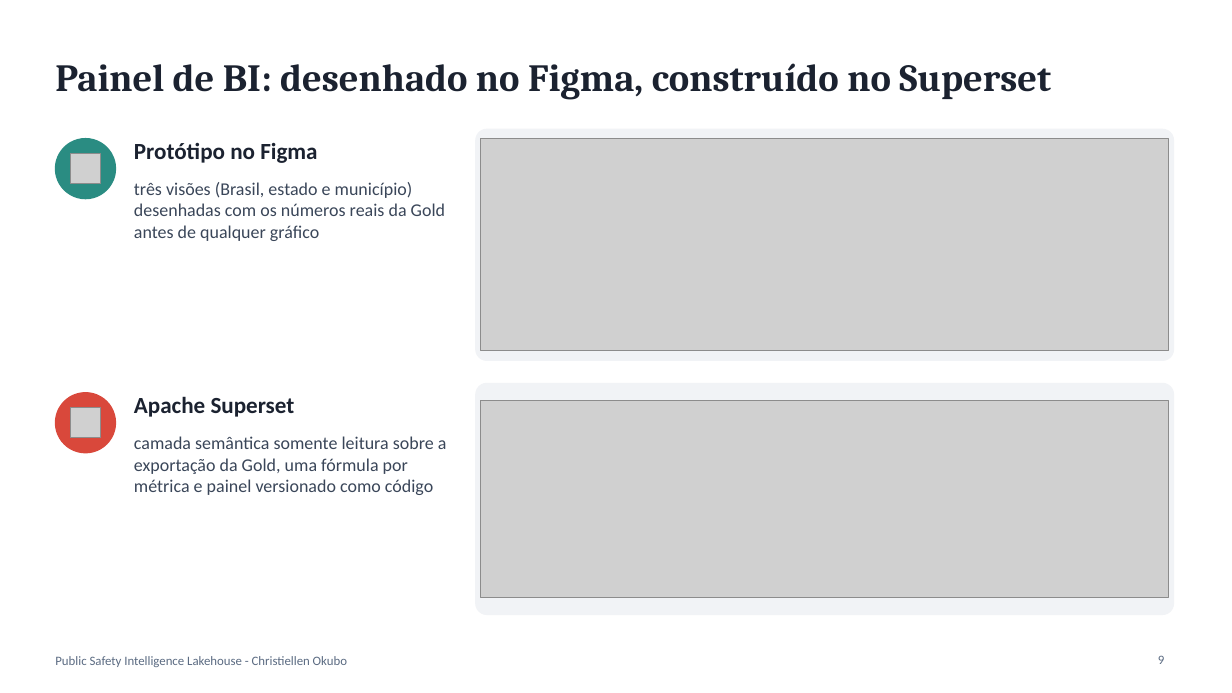
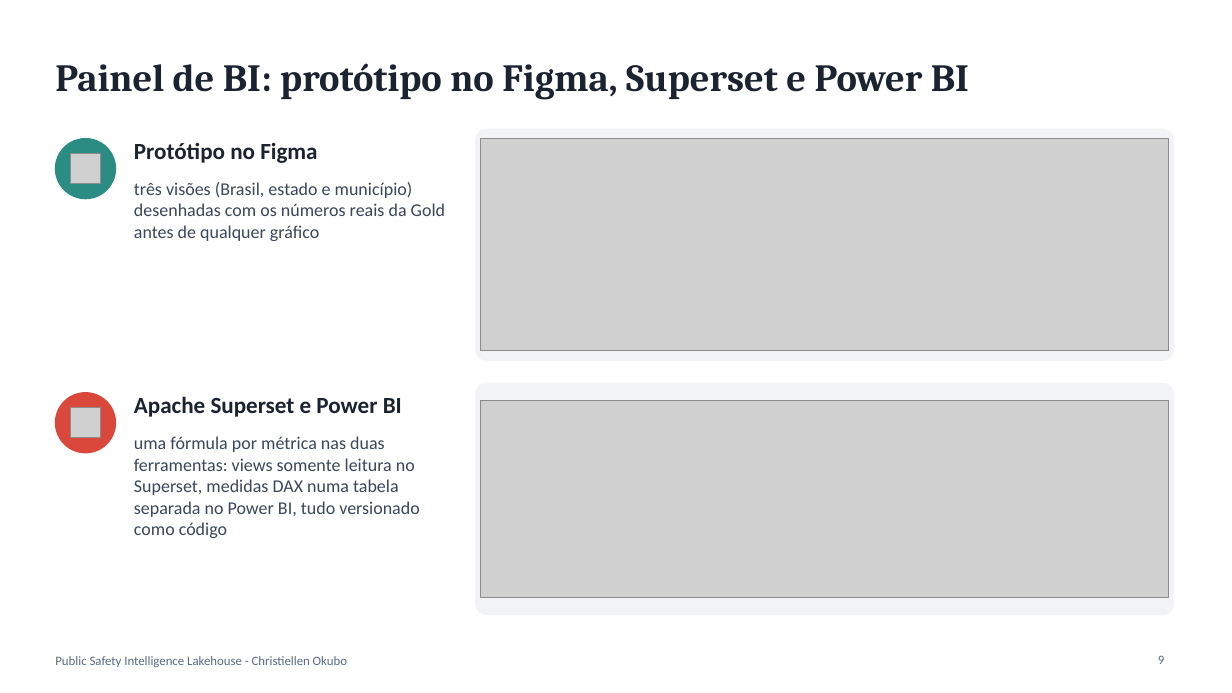
Before and after one commit to Christiellen/Public-Safety-Intelligence-Lakehouse, a slide deck: slide 9 of docs/presentation/PSI_Lakehouse_Apresentacao_PT_v4.pptx. Drawn at 1232x693 pixels with LibreOffice and Linux fonts; fonts in the diff are those of the drawing; grey boxes stand for pictures. Boxes give left, top, right and bottom in pixels: in the first picture for what was removed or moved away, otherwise in the second. Text is boxed around its words. In the diff, an @@ line names an element or a change of style, - is before the commit and + after.

Commit message:
Power BI version, architecture and presentations

```diff
--- a/docs/presentation/PSI_Lakehouse_Apresentacao_PT_v4.pptx
+++ b/docs/presentation/PSI_Lakehouse_Apresentacao_PT_v4.pptx
@@ title at (55, 63, 969, 100): text changed @@
-Painel de BI: desenhado no Figma, construído no Superset
+Painel de BI: protótipo no Figma, Superset e Power BI
@@ text at (134, 396, 402, 417): text changed @@
-Apache Superset
+Apache Superset e Power BI
@@ text at (134, 436, 420, 538): text changed @@
-camada semântica somente leitura sobre a exportação da Gold, uma fórmula por métrica e painel versionado como código
+uma fórmula por métrica nas duas ferramentas: views somente leitura no Superset, medidas DAX numa tabela separada no Power BI, tudo versionado como código
```
Also in this commit, not shown: 1 other slide changed, 2 other files.
